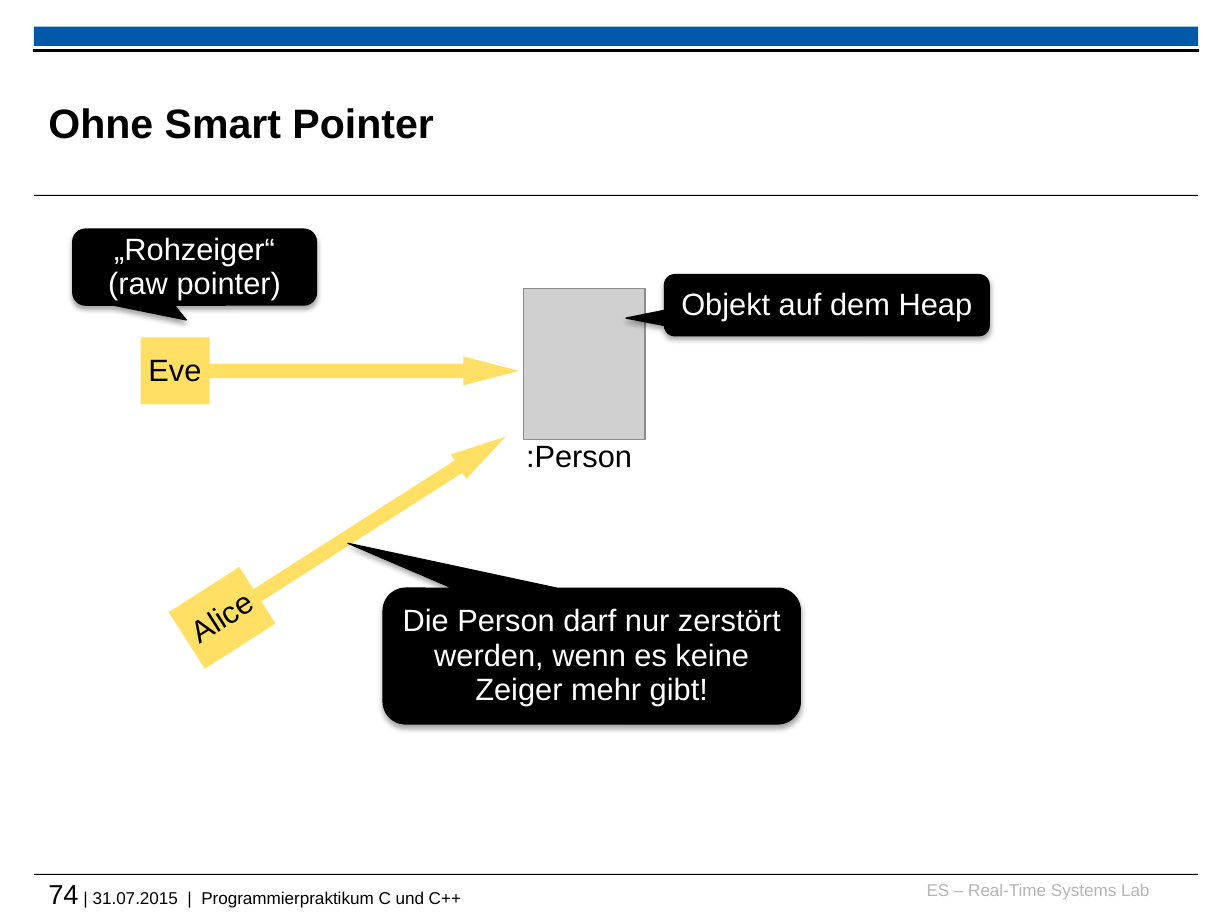
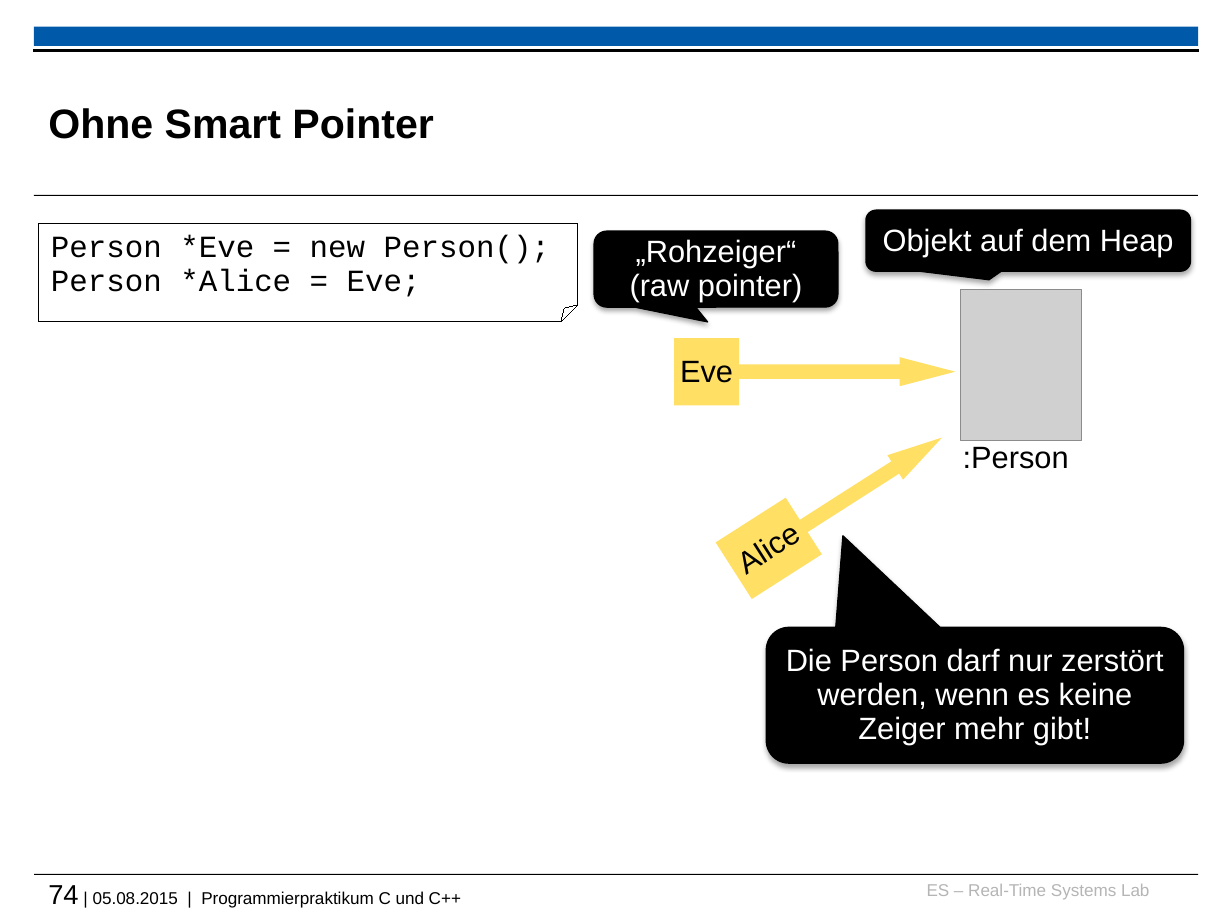
Before and after one commit to h82k/tud-cppp, a slide deck: slide 74 of vorlesung/cppp_lecture.pptx. Drawn at 1232x924 pixels with LibreOffice and Linux fonts; fonts in the diff are those of the drawing; grey boxes stand for pictures; background and template pictures are left out. Boxes give left, top, right and bottom in pixels: in the first picture for what was removed or moved away, otherwise in the second. Text is boxed around its words. In the diff, an @@ line names an element or a change of style, - is before the commit and + after.

Commit message:
Add project for C++11 smart pointers

```diff
--- a/vorlesung/cppp_lecture.pptx
+++ b/vorlesung/cppp_lecture.pptx
@@ folded corner added at [39,223,578,320], outline #000000 0.75 pt, 18 pt, text #000000 @@
+Person *Eve = new Person();
+Person *Alice = Eve;
@@ rounded speech box "„Rohzeiger“ (raw pointer)": place and size @@
-rounded speech box "„Rohzeiger“ (raw pointer)" at [73,229,317,306]
+rounded speech box "„Rohzeiger“ (raw pointer)" at [594,232,838,308]
@@ rounded speech box "Objekt auf dem Heap": place and size @@
-rounded speech box "Objekt auf dem Heap" at [664,275,989,336]
+rounded speech box "Objekt auf dem Heap" at [866,211,1191,272]
@@ picture: place and size @@
-picture at [524,288,644,439]
+picture at [961,290,1082,440]
@@ right arrow callout "Eve": place and size @@
-right arrow callout "Eve" at [140,338,519,405]
+right arrow callout "Eve" at [674,338,955,405]
@@ proportions changed in 4 elements at [866,211,1191,272], [766,627,1184,763], [674,338,955,405], [716,409,961,600] @@
@@ right arrow callout "Alice": place and size @@
-right arrow callout "Alice" at [168,409,523,669]
+right arrow callout "Alice" at [716,409,961,600]
@@ text ":Person": place and size @@
-text ":Person" at [526,445,632,468]
+text ":Person" at [963,446,1069,469]
@@ rounded speech box "Die Person darf nur zerstört ...": place and size @@
-rounded speech box "Die Person darf nur zerstört ..." at [383,588,801,723]
+rounded speech box "Die Person darf nur zerstört ..." at [766,627,1184,763]
@@ text at [48,885,461,908]: text changed @@
-74 | 31.07.2015 | Programmierpraktikum C und C++
+74 | 05.08.2015 | Programmierpraktikum C und C++
```
Also in this commit, not shown: 3 other slides changed, 4 slides added, 3 slides removed, 19 other files.
